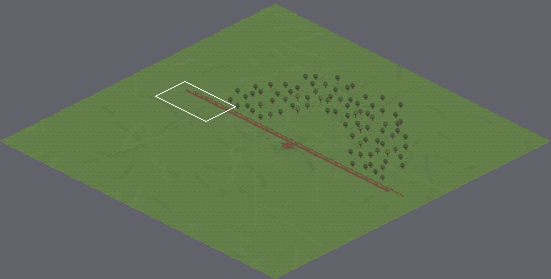
Two states of a Tiled map, assets/maps/world4.tmx. Above: a wide view before the commit, with the close-up outlined.
Close-up. Before the edit:
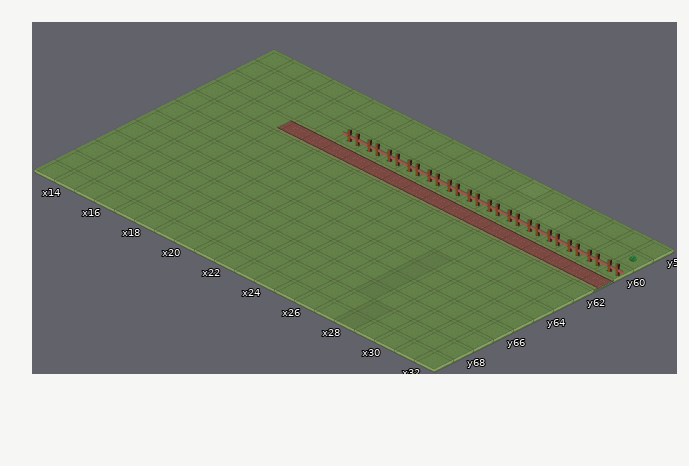
Cells are 128x64 px. Isometric: x runs down to the right, y down to the left. Shown: x 13..32, y 58..69. The commit also changed other parts of the map, which this record leaves out.
Once edited:
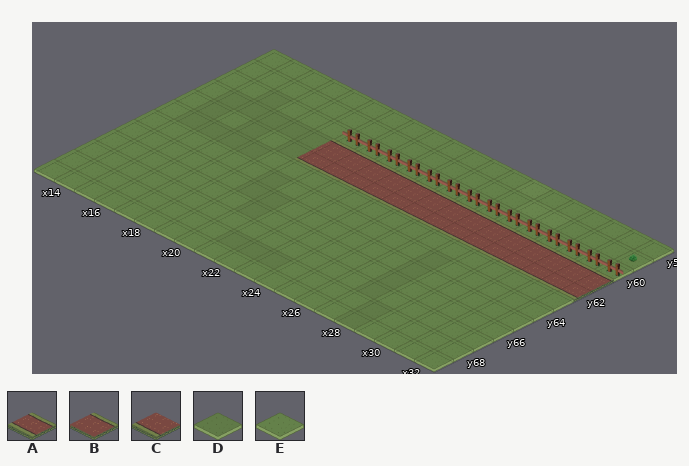
Key: from "roads": A 1, B 17, C 25; from "tiles": D 10, E 11.
_ is an empty cell, . an unchanged one.
The exact change:
--- layer "ground"
@@ x 16..32 @@
-61 EAAAAAAAAAAAAAAAA
-62 ..EEEEEEEEEEEEEEE
+61 DDDBBBBBBBBBBBBBB
+62 ..DCCCCCCCCCCCCCC
